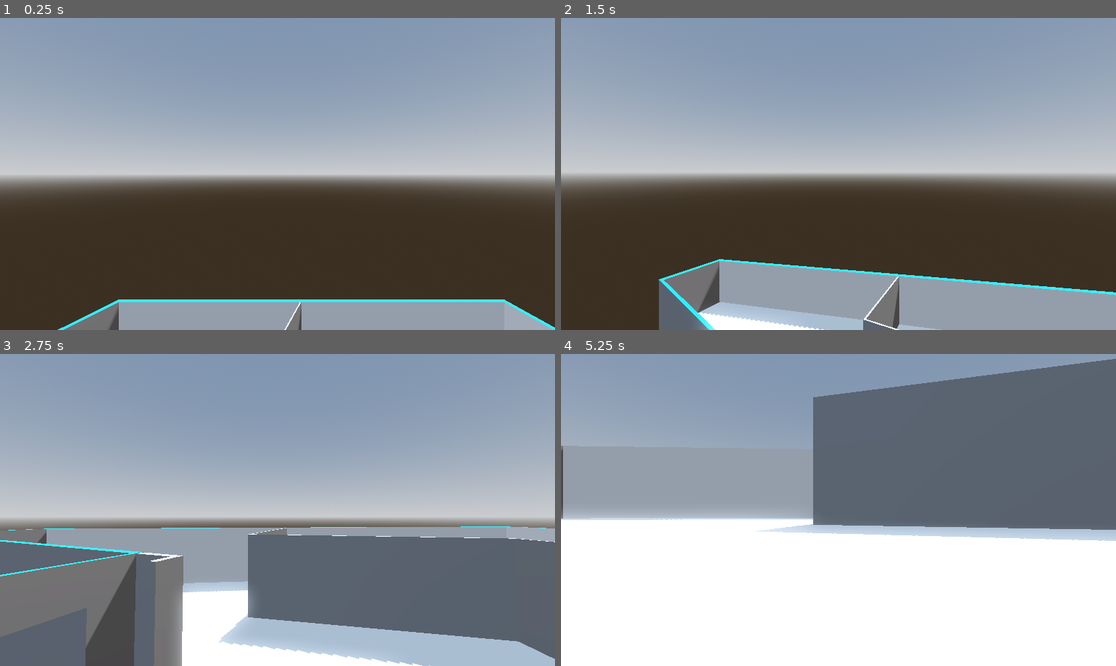
Above: before the commit, frames 1-4 (two rows, left to right).
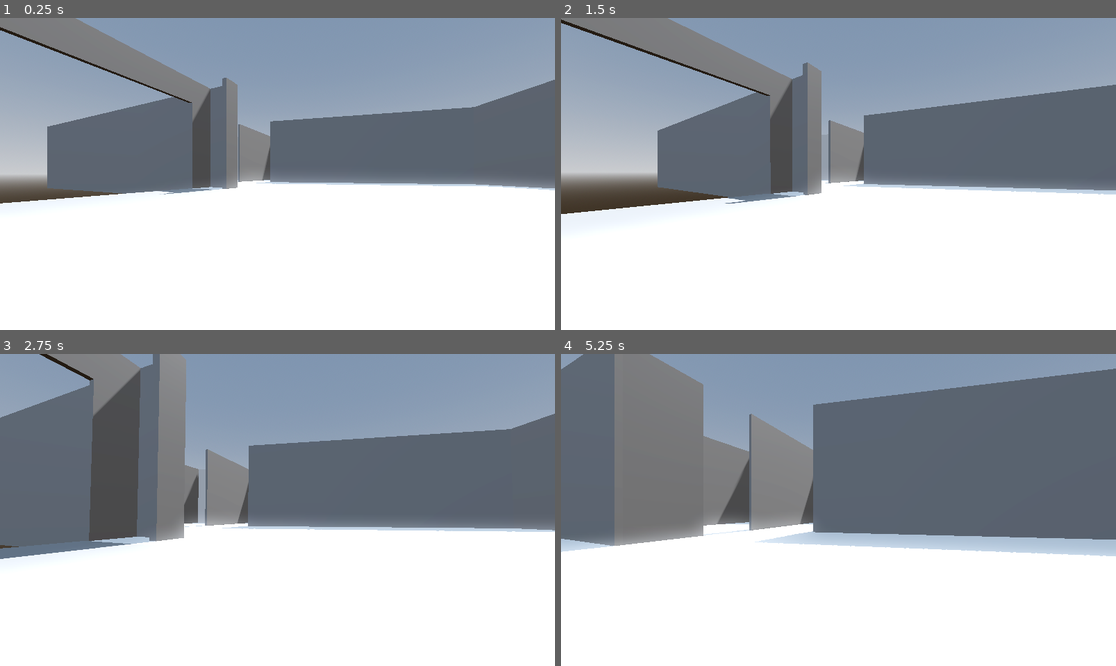
Above: after the commit, the same moments.

Repository: arsonblahaj/DDU-Escape-Herningsholm
Game: Godot game, scene res://Floor.tscn
Same seed, same stepped clock (60 frames per second), same inputs: the game is played once before the commit and once after it.
Inputs (mouse positions are in pixels of both pictures, inside the frame that each line leads up to):
- Up to frame 1 (0.25 s): no input
- Up to frame 2 (1.5 s): move the mouse to (866, 174) at 0.52 s; hold W (up) from 0.53 s (still down); tap Space (jump) at 0.77 s; move the mouse to (810, 174) at 1.27 s
- Up to frame 3 (2.75 s): keep holding W (up); tap Space (jump) at 1.52 s; move the mouse to (288, 503) at 2.02 s
- Up to frame 4 (5.25 s): keep holding W (up); move the mouse to (832, 516) at 2.77 s; tap Space (jump) at 3.02, 3.77, 4.52 s; move the mouse to (877, 513) at 3.52 s; move the mouse to (794, 506) at 4.27 s; move the mouse to (844, 510) at 5.02 s

The runs differ from the first frame. In frame 1, 71% of the frame differs, in the area x 0-100%, y 0-100%; in frame 2, 69%; in frame 3, 75%; in frame 4, 27%.

Commit message:
Floor and Player Update 15/12/2025

Diff:
--- a/Floor.tscn
+++ b/Floor.tscn
@@ -144,8 +144,8 @@
 size = Vector3(2.064972, 7.4745483, 0.28955078)
 
 [node name="CSGBox3D17" type="CSGBox3D" parent="CSGCombiner3D"]
-transform = Transform3D(-0.90630764, 0, 0.42261827, 0, 1, 0, -0.42261827, 0, -0.90630764, 1.5918176, 2.8578787, -27.069363)
-size = Vector3(0.18917847, 8.222656, 10.531731)
+transform = Transform3D(-0.90630764, 0, 0.42261827, 0, 1, 0, -0.42261827, 0, -0.90630764, 0.49229896, 2.8578787, -24.711437)
+size = Vector3(0.18917847, 8.222656, 5.3283653)
 
 [node name="CSGBox3D16" type="CSGBox3D" parent="CSGCombiner3D"]
 transform = Transform3D(0.25881904, 0, 0.96592575, 0, 1, 0, -0.96592575, 0, 0.25881904, 8.126682, 2.8559237, -19.893532)
@@ -155,5 +155,21 @@
 transform = Transform3D(1, 0, 0, 0, 1, 0, 0, 0, 1, 16.965673, 2.8549123, -14.149092)
 size = Vector3(0.18917847, 8.222656, 6.8932953)
 
+[node name="CSGBox3D20" type="CSGBox3D" parent="CSGCombiner3D"]
+transform = Transform3D(-0.9015378, 0, 0.43269926, 0, 1, 0, -0.43269926, 0, -0.9015378, -6.23577, 3.678691, -19.685822)
+size = Vector3(0.18917847, 6.8756866, 2.7887683)
+
+[node name="CSGBox3D19" type="CSGBox3D" parent="CSGCombiner3D"]
+transform = Transform3D(-0.42603183, 0, -0.9047079, 0, 1, 0, 0.9047079, 0, -0.42603183, -16.472466, 3.7338734, -23.025291)
+size = Vector3(0.18917847, 6.8109436, 21.569668)
+
+[node name="CSGBox3D21" type="CSGBox3D" parent="CSGCombiner3D"]
+transform = Transform3D(0.9129977, 0, -0.40796393, 0, 1, 0, 0.40796393, 0, 0.9129977, -9.665155, 3.5452657, -26.437403)
+size = Vector3(0.18917847, 6.9032173, 11.92491)
+
+[node name="CSGBox3D18" type="CSGBox3D" parent="CSGCombiner3D"]
+transform = Transform3D(0.91967064, 0, -0.39269024, 0, 1, 0, 0.39269024, 0, 0.91967064, -2.5733824, 3.5353785, -27.602526)
+size = Vector3(0.18917847, 6.8109436, 9.322685)
+
 [node name="Player" parent="." instance=ExtResource("1_wm4b4")]
-transform = Transform3D(1, 0, 0, 0, 1, 0, 0, 0, 1, 0, 53.079483, 0)
+transform = Transform3D(1, 0, 0, 0, 1, 0, 0, 0, 1, 0, 2.1766214, 0)
